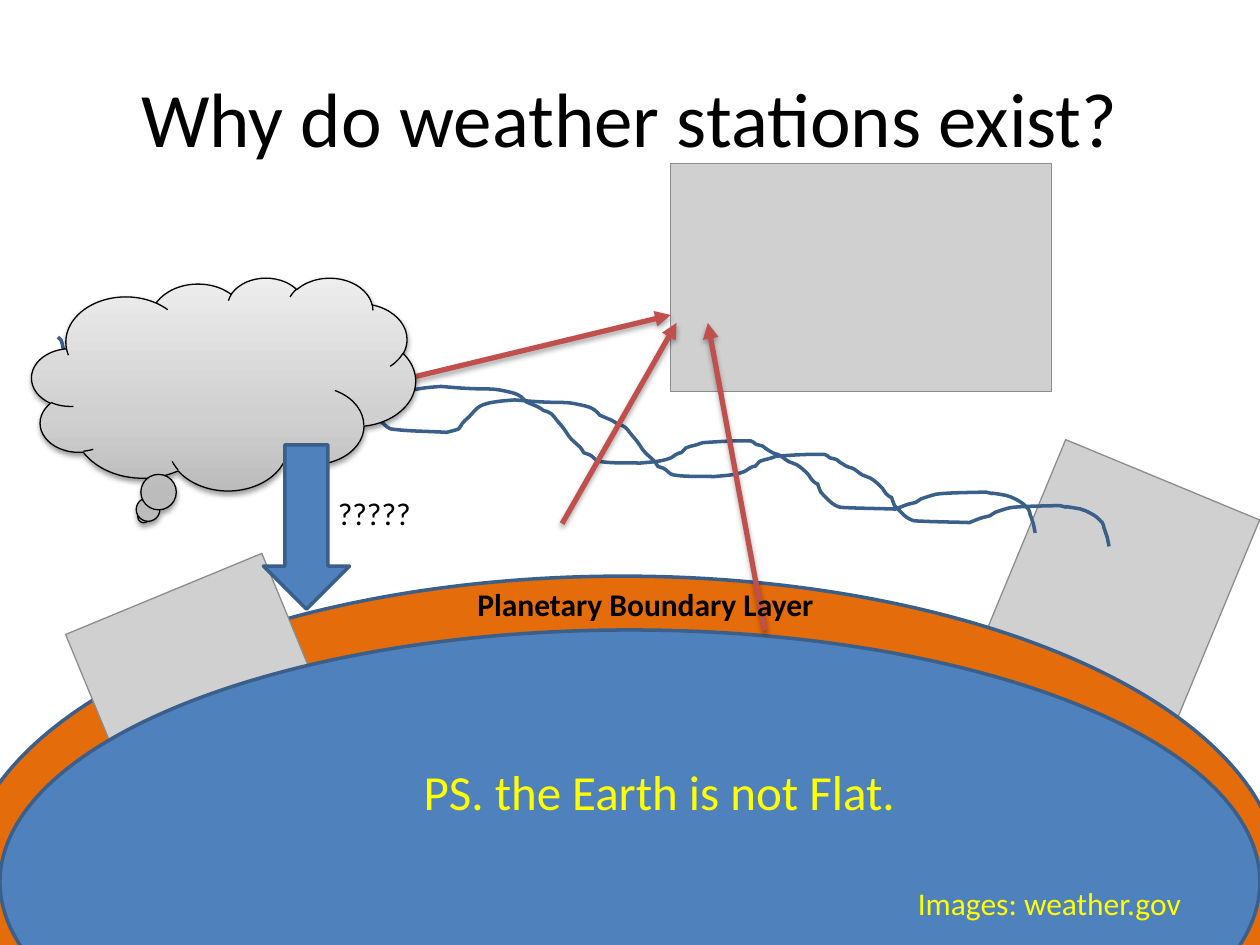
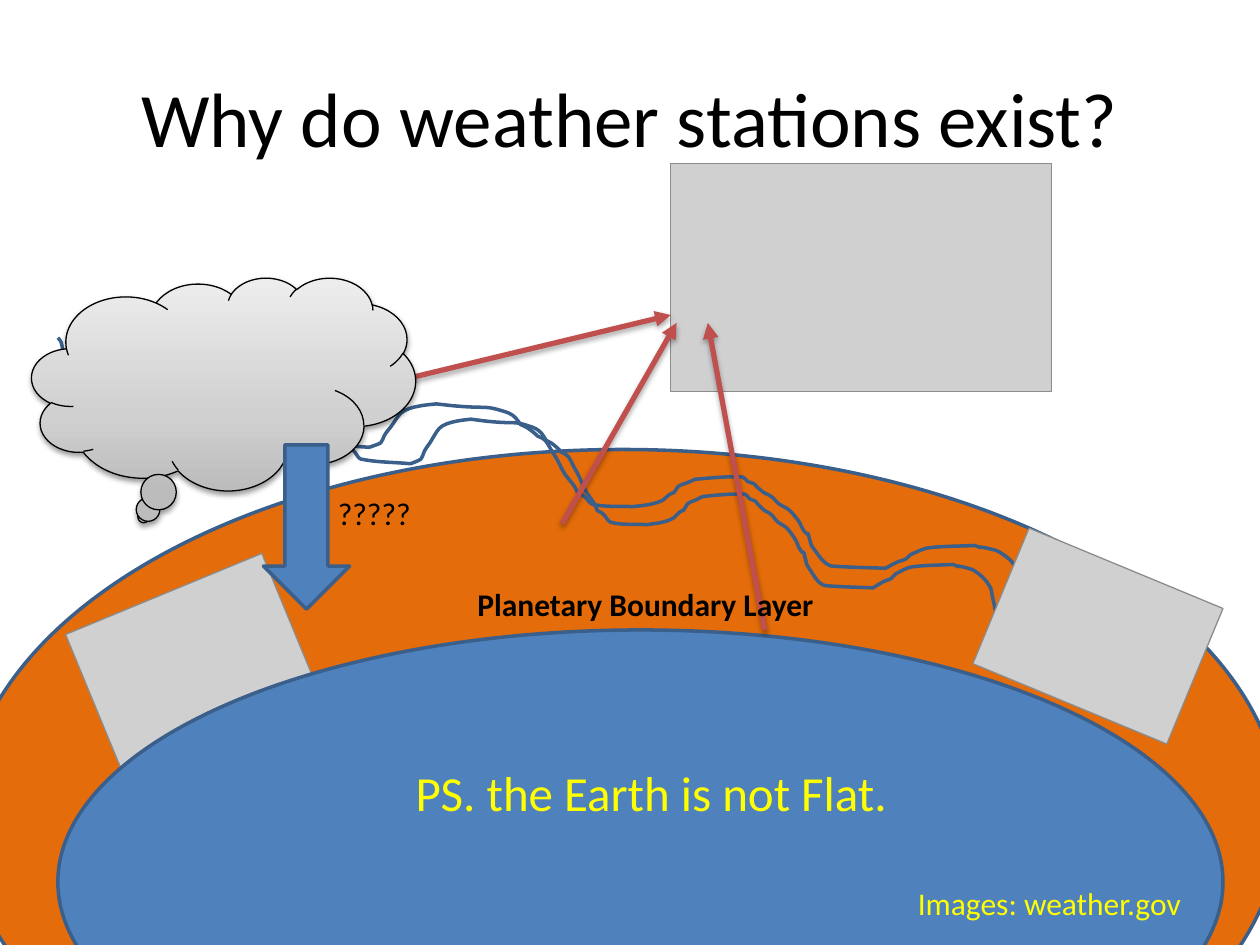
Before and after one commit to akrherz/akrherz, a slide deck: slide 2 of presentations/190402_crops/herzmann_crops.pptx. Drawn at 1260x945 pixels with LibreOffice and Linux fonts; fonts in the diff are those of the drawing; grey boxes stand for pictures. Boxes give left, top, right and bottom in pixels: in the first picture for what was removed or moved away, otherwise in the second. Text is boxed around its words. In the diff, an @@ line names an element or a change of style, - is before the commit and + after.

```diff
--- a/presentations/190402_crops/herzmann_crops.pptx
+++ b/presentations/190402_crops/herzmann_crops.pptx
@@ freeform shape: place and size @@
-freeform shape at (58,335,1036,533)
+freeform shape at (58,335,1023,600)
@@ freeform shape: place and size @@
-freeform shape at (132,349,1110,547)
+freeform shape at (132,349,997,621)
@@ ellipse: place and size @@
-ellipse at (0,576,1260,945)
+ellipse at (0,450,1260,945)
@@ picture: place and size @@
-picture at (959,439,1260,778)
+picture at (973,529,1223,744)
@@ ellipse: place and size @@
-ellipse at (0,630,1260,945)
+ellipse at (58,630,1223,945)
@@ text "PS. the Earth is not ...": place and size @@
-text "PS. the Earth is not ..." at (424,776,894,811)
+text "PS. the Earth is not ..." at (416,777,886,812)
```
Also in this commit, not shown: 1 other slide changed, 1 other file.
